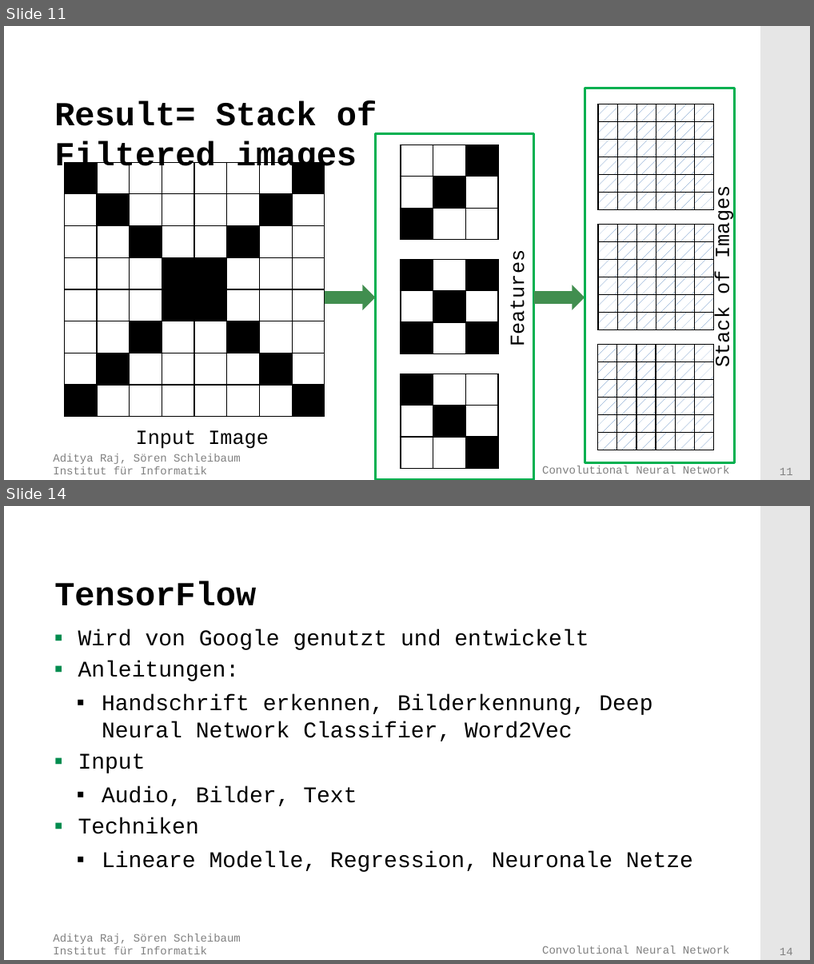
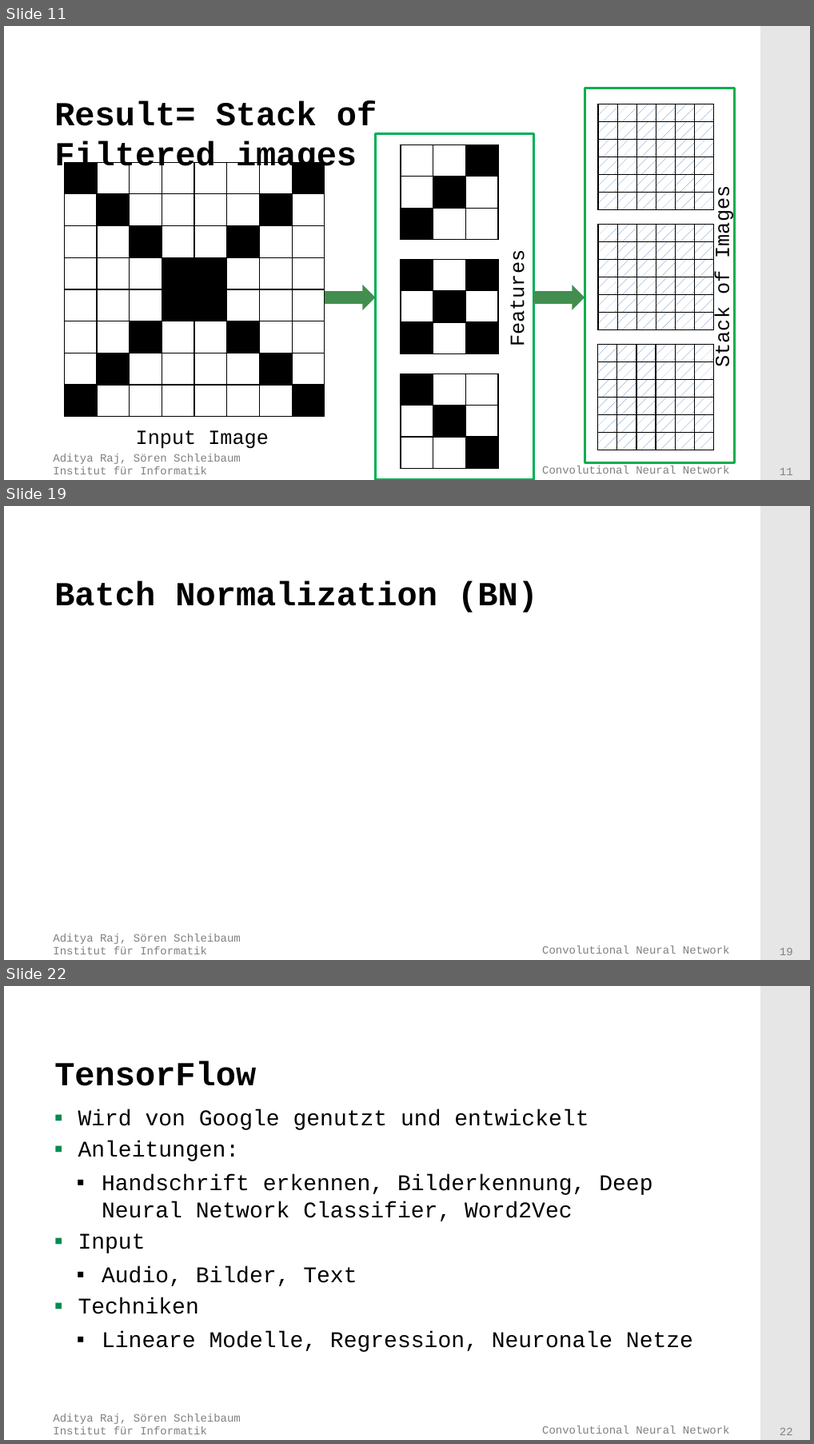
Before and after one commit to adityaraj52/ConvNet, a slide deck: PresentationsAndTalk/Presentation.pptx. Shown one above the other, each under a label of ours: slides 11 and 14 before the commit, slides 11, 19 and 22 after it; the slides between them are not shown. The pictures are 814x964 and 814x1444 pixels, drawn with LibreOffice and Linux fonts; fonts in the diff are those of the drawing; grey boxes stand for pictures; background and template pictures are left out. Boxes give left, top, right and bottom in pixels: in the first picture for what was removed or moved away, otherwise in the second. Text is boxed around its words. In the diff, an @@ line names an element or a change of style, - is before the commit and + after.

```diff
--- a/PresentationsAndTalk/Presentation.pptx
+++ b/PresentationsAndTalk/Presentation.pptx
@@ slide 19 added at box(4, 506, 810, 960), background #FFFFFF; not listed: 4 template elements that a slide beside it also shows @@
@@ title added at box(54, 580, 538, 612), 30 pt, text #000000, bold @@
+Batch Normalization (BN)
@@ what was slide 14 is now slide 22 @@
@@ page number at box(780, 1428, 794, 1435): text changed @@
-14
+22
```
Also in this commit, not shown: 2 slides changed, 10 other slides added, 1 slide removed.
